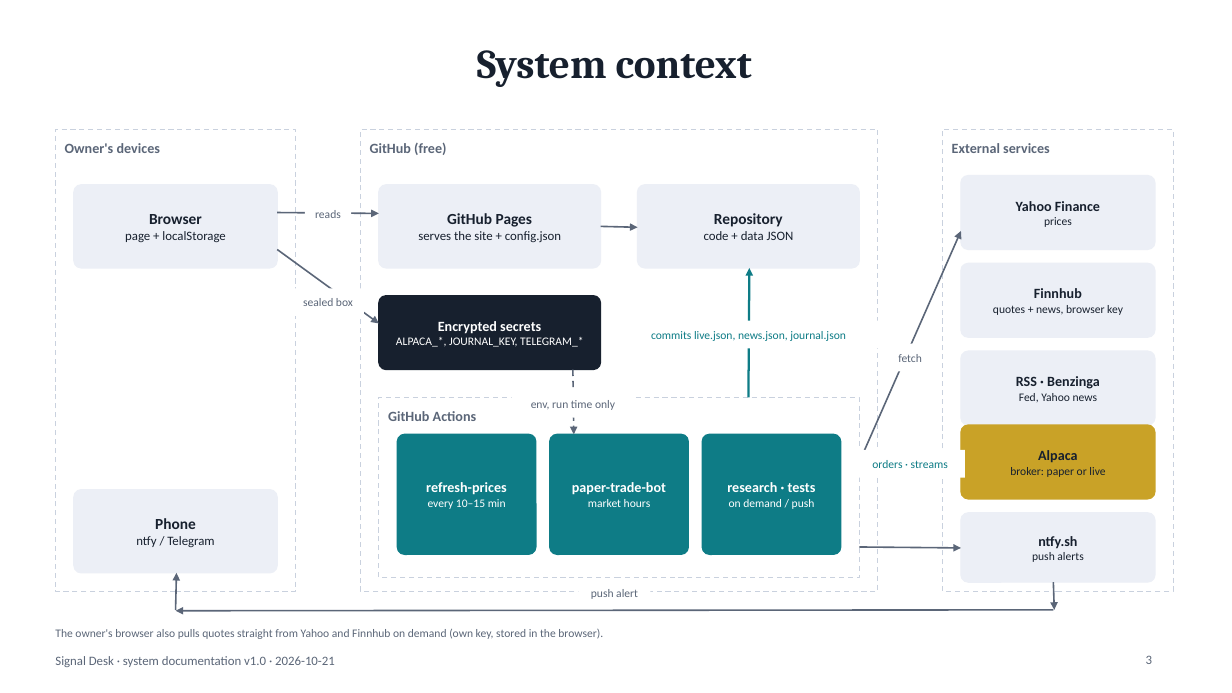
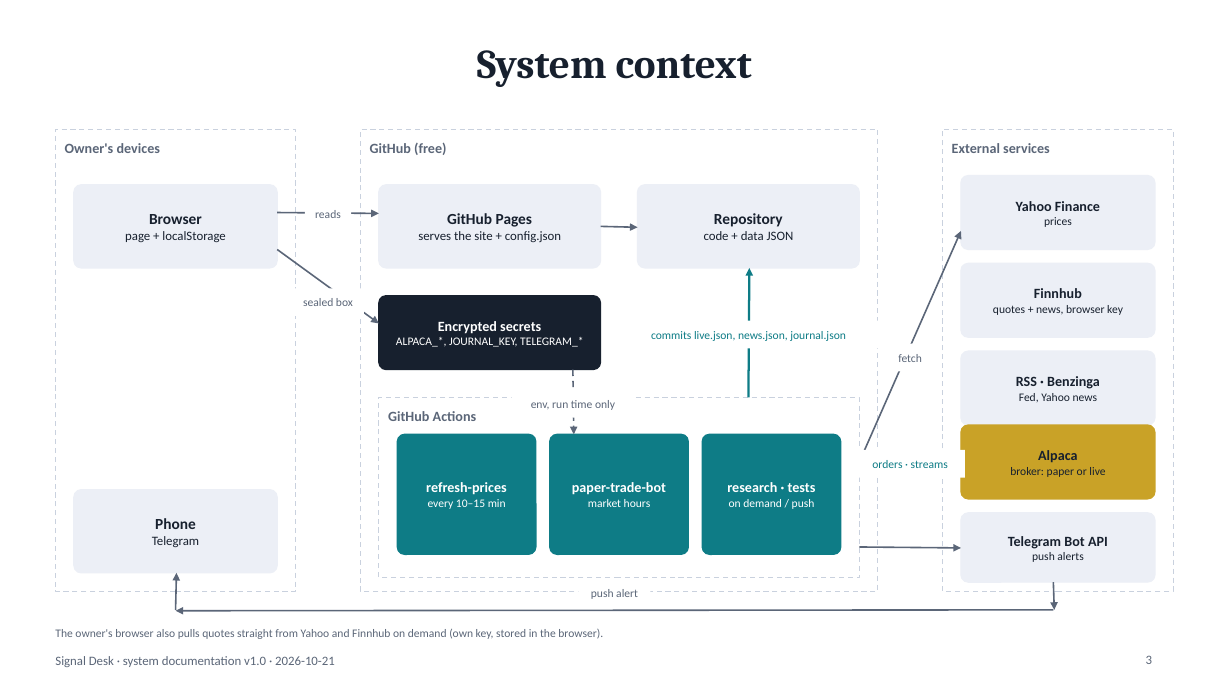
Before and after one commit to harimula/signal-desk, a slide deck: slide 3 of docs/architecture.pptx. Drawn at 1232x693 pixels with LibreOffice and Linux fonts; fonts in the diff are those of the drawing. Boxes give left, top, right and bottom in pixels: in the first picture for what was removed or moved away, otherwise in the second. Text is boxed around its words. In the diff, an @@ line names an element or a change of style, - is before the commit and + after.

```diff
--- a/docs/architecture.pptx
+++ b/docs/architecture.pptx
@@ text at (152,536,199,547): text changed @@
-ntfy / Telegram
+Telegram
@@ text at (1008,536,1108,549): text changed @@
-ntfy.sh
+Telegram Bot API
```
Also in this commit, not shown: 3 other slides changed, 15 other files.
